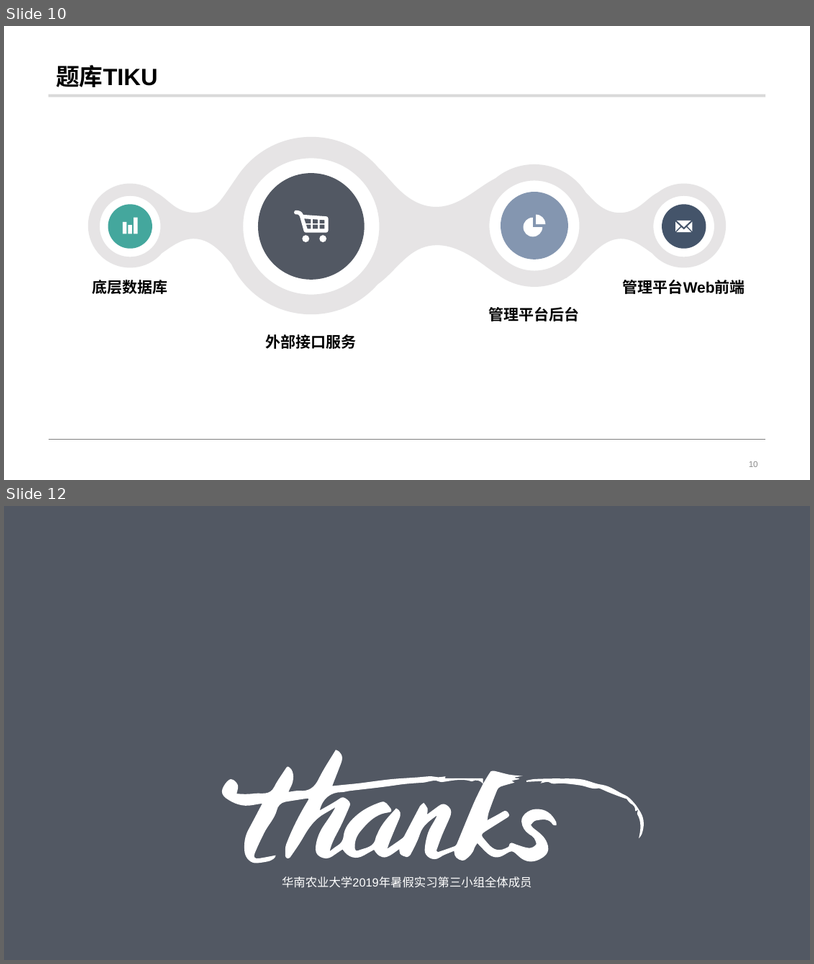
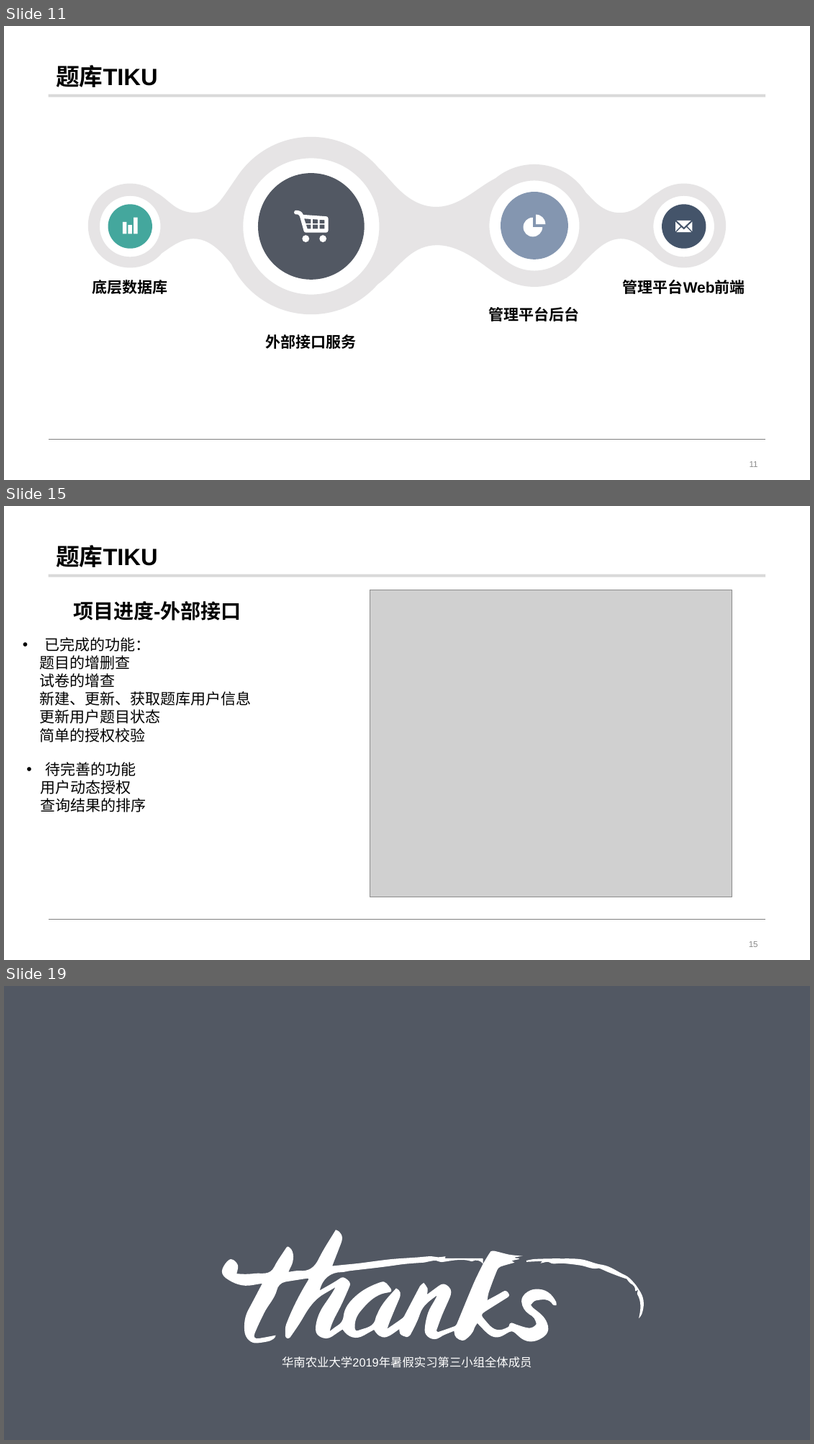
Before and after one commit to scau-tuzi/tiku, a slide deck: doc/prjmgnt/汇报的.pptx. Shown one above the other, each under a label of ours: slides 10 and 12 before the commit, slides 11, 15 and 19 after it; the slides between them are not shown. The pictures are 814x964 and 814x1444 pixels, drawn with LibreOffice and Linux fonts; fonts in the diff are those of the drawing; grey boxes stand for pictures; background and template pictures are left out. Boxes give left, top, right and bottom in pixels: in the first picture for what was removed or moved away, otherwise in the second. Text is boxed around its words. In the diff, an @@ line names an element or a change of style, - is before the commit and + after.

```diff
--- a/doc/prjmgnt/汇报的.pptx
+++ b/doc/prjmgnt/汇报的.pptx
@@ slide 15 added at box(4, 506, 810, 960), background #FFFFFF; not listed: 2 template elements that a slide beside it also shows @@
@@ title added at box(56, 545, 157, 567), 28 pt, text #000000, bold @@
+题库TIKU
@@ picture added at box(370, 590, 733, 897) @@
@@ text added at box(73, 601, 241, 620), 24 pt, text #000000, bold @@
+项目进度-外部接口
@@ text added at box(39, 637, 251, 742), 18 pt, text #000000 @@
+• 已完成的功能：
+题目的增删查
+试卷的增查
+新建、更新、获取题库用户信息
+更新用户题目状态
+简单的授权校验
@@ text added at box(40, 762, 146, 812), 18 pt, text #000000 @@
+• 待完善的功能
+用户动态授权
+查询结果的排序
@@ page number added at box(749, 941, 759, 947), 10 pt, text #8C8C8C @@
+15
@@ what was slide 10 is now slide 11 @@
@@ page number at box(750, 461, 759, 467): text changed @@
-10
+11
@@ what was slide 12 is now slide 19 @@
```
Also in this commit, not shown: 2 slides changed, 6 other slides added.
